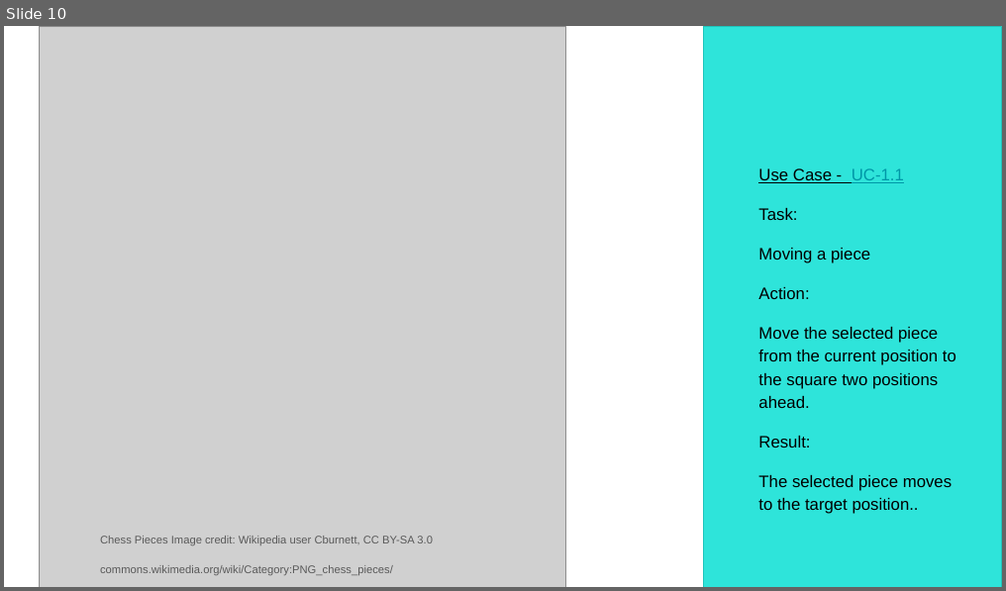
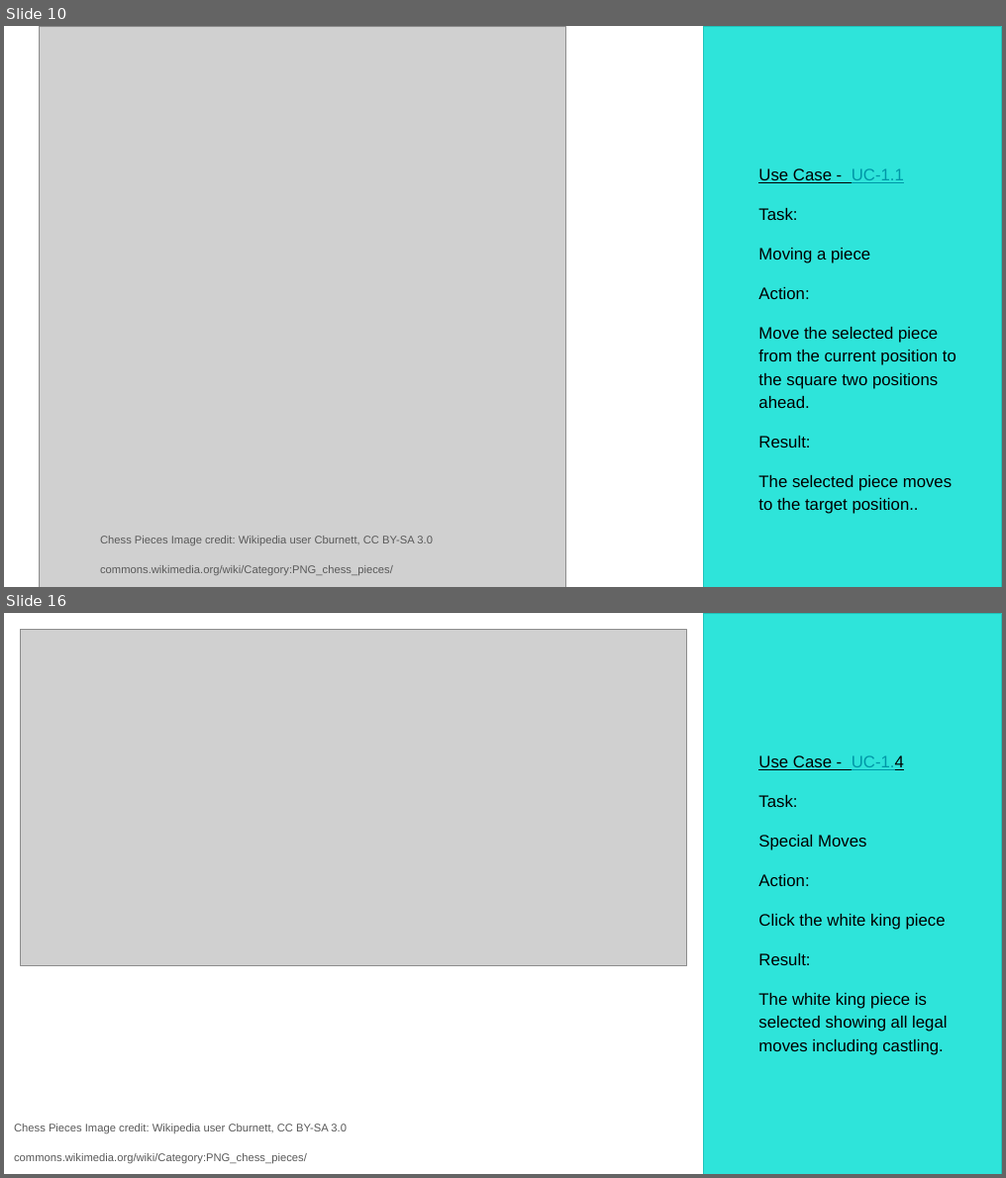
Before and after one commit to Skadoot/GP9, a slide deck: docs/ui_spec/UI-Spec-Pres-GP9.pptx. Shown one above the other, each under a label of ours: slide 10 before the commit, slides 10 and 16 after it; the slides between them are not shown. The pictures are 1006x591 and 1006x1178 pixels, drawn with LibreOffice and Linux fonts; fonts in the diff are those of the drawing; grey boxes stand for pictures. Boxes give left, top, right and bottom in pixels: in the first picture for what was removed or moved away, otherwise in the second. Text is boxed around its words. In the diff, an @@ line names an element or a change of style, - is before the commit and + after.

```diff
--- a/docs/ui_spec/UI-Spec-Pres-GP9.pptx
+++ b/docs/ui_spec/UI-Spec-Pres-GP9.pptx
@@ slide 16 added at box(4, 613, 1002, 1174), background #FFFFFF @@
@@ picture added at box(21, 630, 687, 966) @@
@@ rectangle added at box(704, 614, 1002, 1174), fill #2EE4DA, outline #1FC5BC 0.75 pt @@
@@ text added at box(758, 756, 946, 1056), 12 pt, text #000000 @@
+Use Case - UC-1.4
+Task:
+Special Moves
+Action:
+Click the white king piece
+Result:
+The white king piece is selected showing all legal moves including castling.
@@ text added at box(14, 1124, 347, 1163), 8 pt, text #595959 @@
+Chess Pieces Image credit: Wikipedia user Cburnett, CC BY-SA 3.0
+commons.wikimedia.org/wiki/Category:PNG_chess_pieces/
```
Also in this commit, not shown: 11 slides changed, 2 other slides added, 6 other files.
